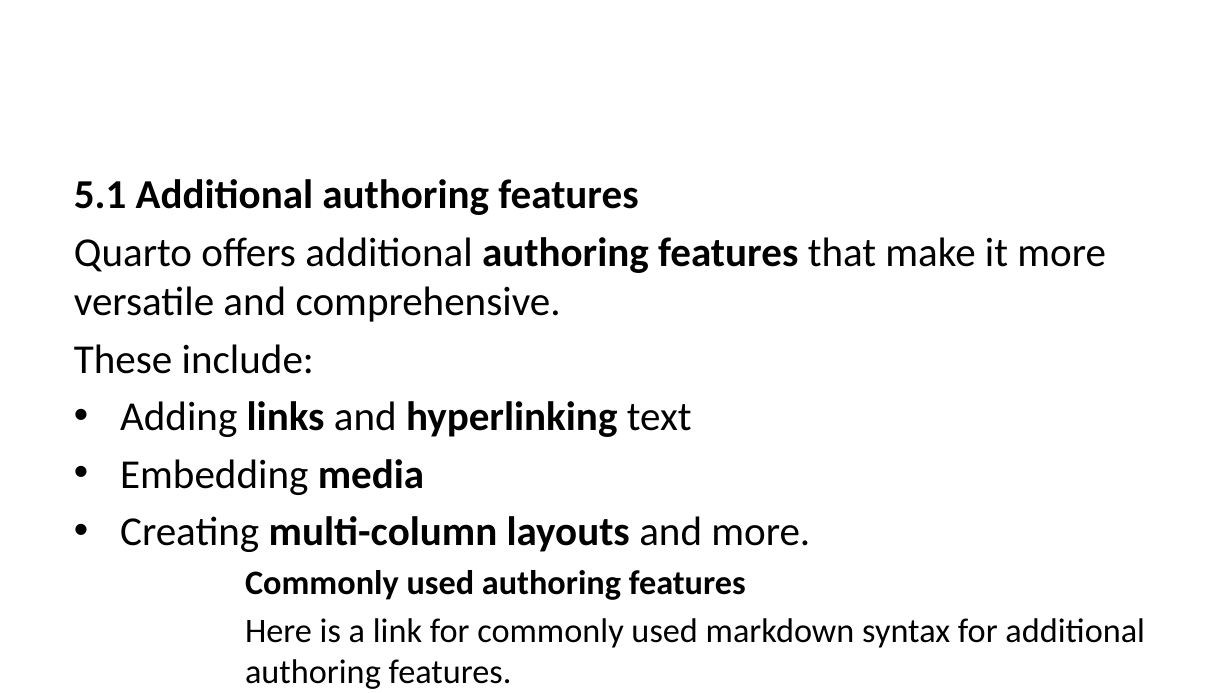
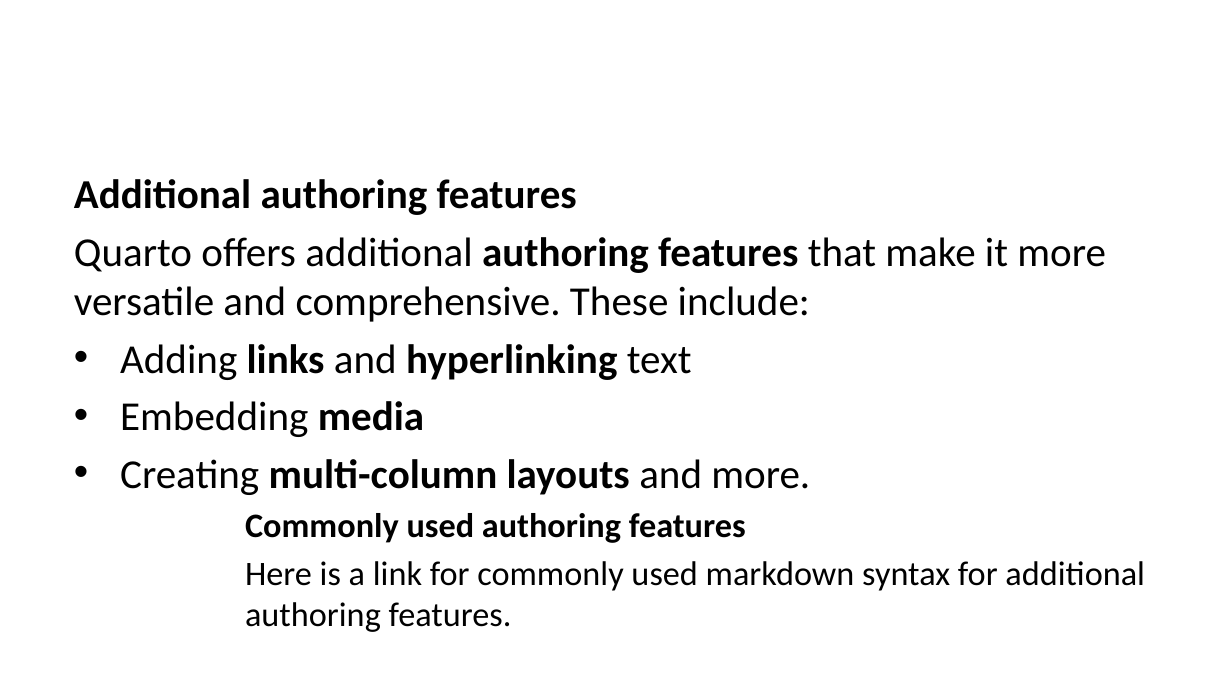
Before and after one commit to lmu-osc/train-the-trainer-student-track-OS, a slide deck: slide 41 of _site/materials/OS-M3/OS-M3-S6-Quarto/OS-M3-S6-Quarto-slides.pptx (slide 42 before the commit). Drawn at 1232x693 pixels with LibreOffice and Linux fonts; fonts in the diff are those of the drawing. Boxes give left, top, right and bottom in pixels: in the first picture for what was removed or moved away, otherwise in the second. Text is boxed around its words. In the diff, an @@ line names an element or a change of style, - is before the commit and + after.

```diff
--- a/_site/materials/OS-M3/OS-M3-S6-Quarto/OS-M3-S6-Quarto-slides.pptx
+++ b/_site/materials/OS-M3/OS-M3-S6-Quarto/OS-M3-S6-Quarto-slides.pptx
@@ text at box(74, 179, 1106, 322): text changed @@
-5.1 Additional authoring features
-Quarto offers additional authoring features that make it more versatile and comprehensive.
-These include:
+Additional authoring features
+Quarto offers additional authoring features that make it more versatile and comprehensive. These include:
```
Also in this commit, not shown: 49 other slides changed, 2 slides added, 2 slides removed, 36 other files.
